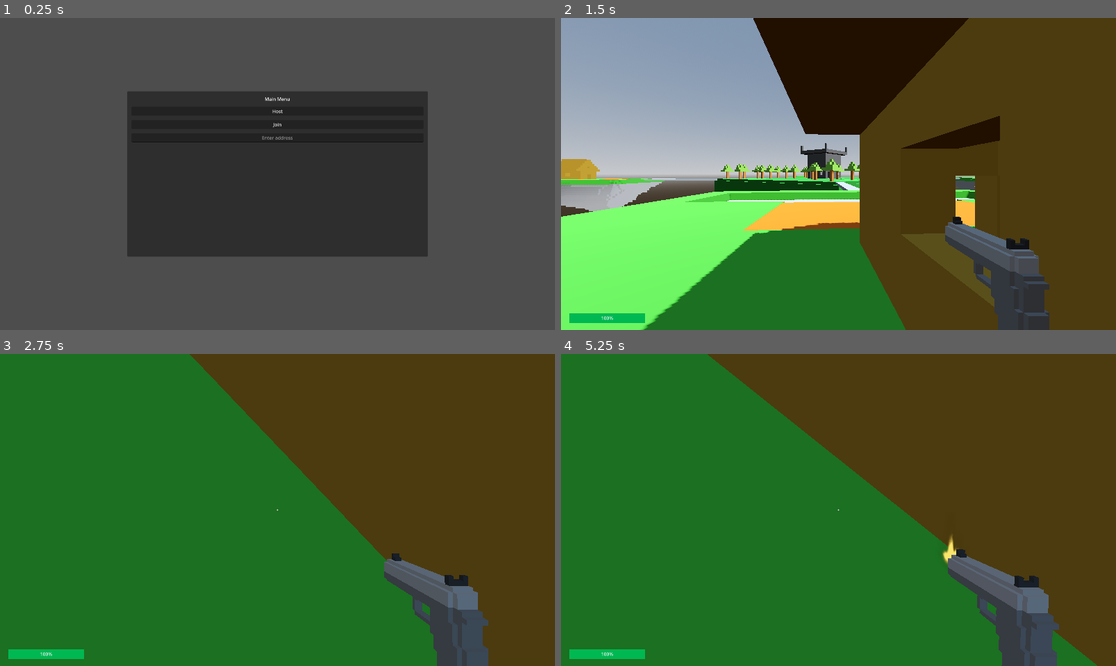
Above: before the commit, frames 1-4 (two rows, left to right).
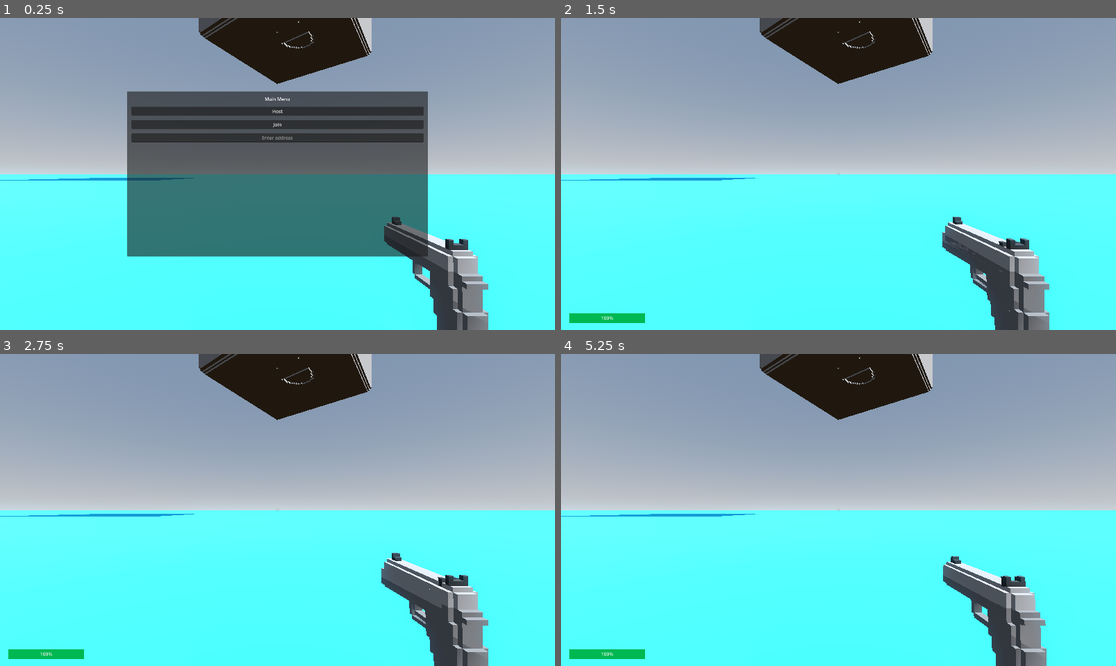
Above: after the commit, the same moments.

Repository: qdanq/Battle-duo
Game: Godot game, scene res://world.tscn
Two runs of this game, one before a commit and one after it. Both use one fixed random seed, a clock stepped at 60 frames per second and the inputs below.
Inputs (mouse positions are in pixels of both pictures, inside the frame that each line leads up to):
- Up to frame 1 (0.25 s): no input
- Up to frame 2 (1.5 s): click (838, 136) at 0.52 s; type "12" at 0.6 s; click "Host" at 1.25 s
- Up to frame 3 (2.75 s): tap Enter (ui_accept) at 2, 2.27 s; move the mouse to (305, 510) at 2.02 s; hold Up (ui_up) from 2.03 s (still down); click (305, 510) at 2.1 s
- Up to frame 4 (5.25 s): keep holding Up (ui_up); move the mouse to (810, 510) at 2.77 s; click (810, 510) at 2.85 s; tap Enter (ui_accept) at 3.02, 4.52 s; move the mouse to (849, 503) at 3.52 s; click (849, 503) at 3.6 s; move the mouse to (832, 516) at 4.27 s; click (832, 516) at 4.35 s; move the mouse to (877, 513) at 5.02 s; click (877, 513) at 5.1 s

The runs differ from the first frame. In frame 1, 94% of the frame differs, in the area x 0-100%, y 0-100%; in frame 2, 73%; in frame 3, 98%; in frame 4, 98%.
Error before the commit: Invalid access to property or key 'players_spawn_loc' on a base object of type 'PackedScene'. (res://world.gd:87)
Error after the commit: Invalid access to property or key 'players_spawn_loc' on a base object of type 'PackedScene'. (res://world.gd:88)

Commit message:
Create append_player_id func.

Diff:
--- a/project.godot
+++ b/project.godot
@@ -17,7 +17,7 @@
 
 [autoload]
 
-Player="*res://Player.gd"
+player_script="*res://player.tscn"
 
 [display]
 
--- a/world.gd
+++ b/world.gd
@@ -51,6 +51,7 @@
 	add_child(player)
 	player.set_position(Vector3(spawn_location()))
 	Player.players_id.append(player.name)
+	player_script.players_id.append(player.name)
 
 	if player.is_multiplayer_authority():
 		player.health_changed.connect(update_health_bar)
